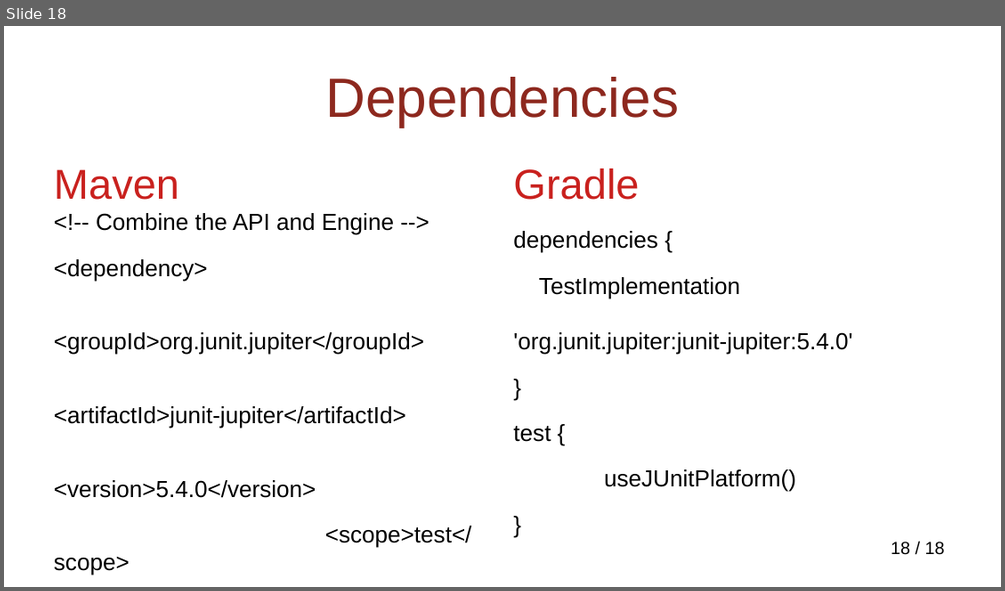
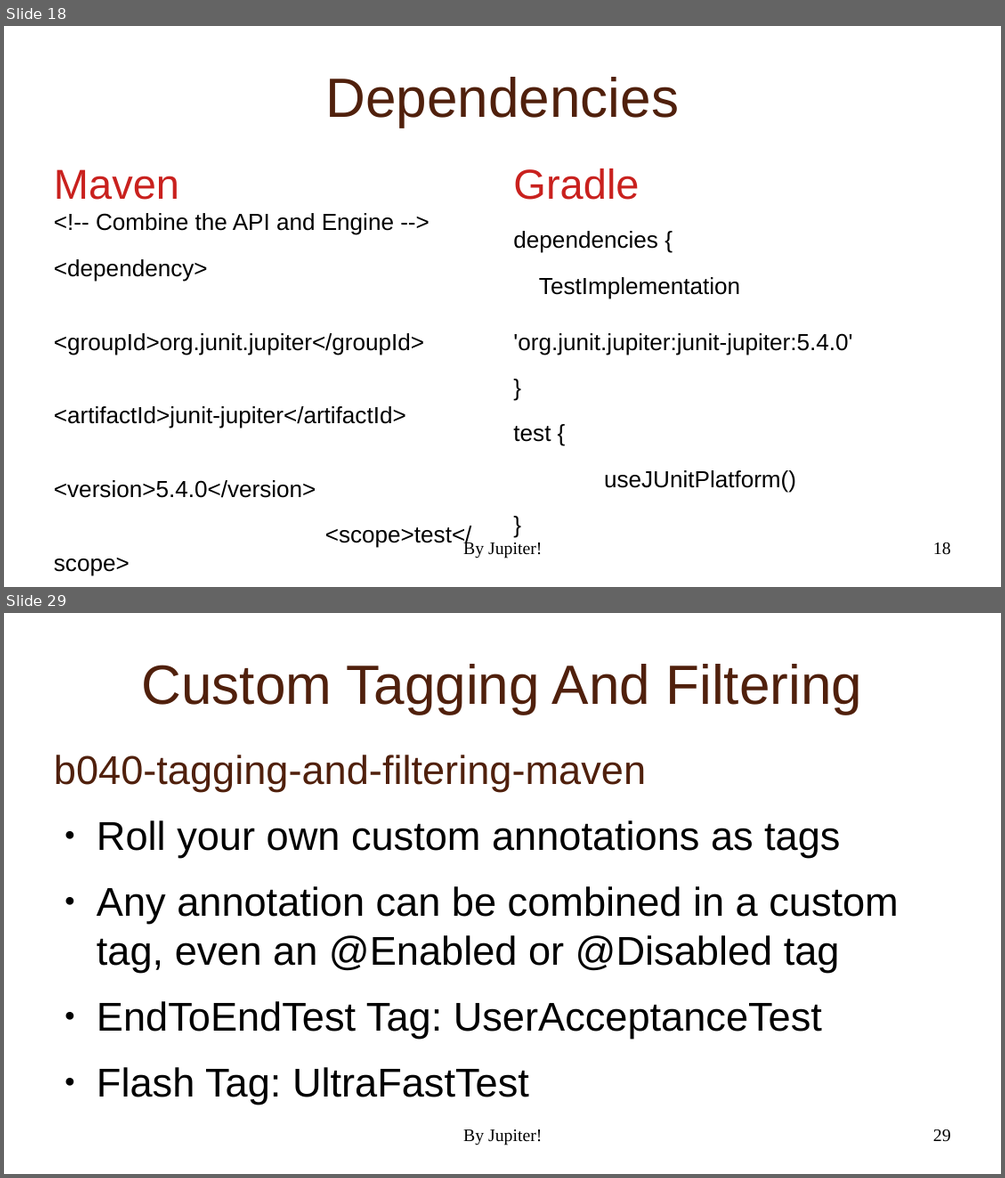
Before and after one commit to NextPoorSlob/JUnit5-Presentation-Sample-Code, a slide deck: ByJupiter.odp. Shown one above the other, each under a label of ours: slide 18 before the commit, slides 18 and 29 after it; the slides between them are not shown. The pictures are 1005x591 and 1005x1178 pixels, drawn with LibreOffice and Linux fonts; fonts in the diff are those of the drawing; background and template pictures are left out. Boxes give left, top, right and bottom in pixels: in the first picture for what was removed or moved away, otherwise in the second. Text is boxed around its words. In the diff, an @@ line names an element or a change of style, - is before the commit and + after.

```diff
--- a/ByJupiter.odp
+++ b/ByJupiter.odp
@@ slide 29 added at (4, 613, 1001, 1174), background picture (left out); not listed: 1 template element that a slide beside it also shows @@
@@ title added at (141, 664, 862, 714), 44 pt, text #50200C @@
+Custom Tagging And Filtering
@@ text added at (54, 755, 898, 1038), 32 pt, text #000000 @@
+b040-tagging-and-filtering-maven
+● Roll your own custom annotations as tags
+● Any annotation can be combined in a custom tag, even an @Enabled or @Disabled tag
+● EndToEndTest Tag: UserAcceptanceTest
+● Flash Tag: UltraFastTest
@@ text added at (463, 1129, 542, 1145), 14 pt, text #000000 @@
+By Jupiter!
@@ slide 18 changed as well @@
@@ title "Dependencies" at (325, 77, 679, 127): text colour #8D281E to #50200C @@
@@ text added at (463, 540, 542, 558), 14 pt, text #000000 @@
+By Jupiter!
@@ page number at (933, 542, 951, 555): text changed; font Arial to Times New Roman @@
-18 / 18
+18
```
Also in this commit, not shown: 17 other slides changed, 15 other slides added.
